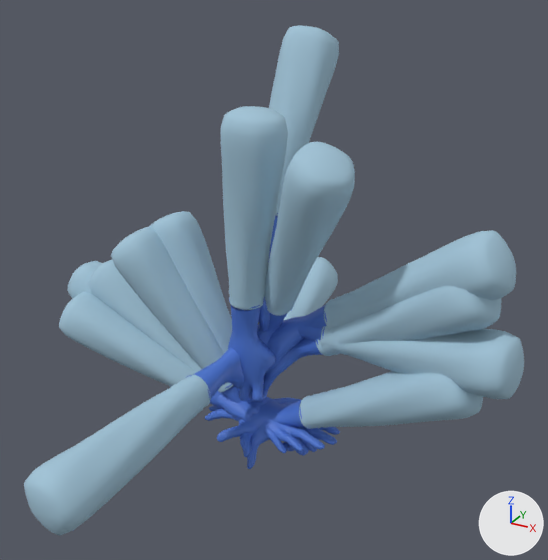
An edit to the glTF model src/web/assets/hands.glb, drawn before and after from the same camera.
Rendered twice from a camera (50 mm lens) standing at (0.628, -1.089, 0.856) and looking at (0.028, 0.003, 0.31). The lights are fixed; the arrows at lower right show +X, +Y and +Z. The older version comes first.

Names of what the first picture shows: 'hand_bougie', 'hand_chestDrain', 'hand_cprBottom', 'hand_cprTop', 'hand_defibPadRight', 'hand_forcepsGauze', 'hand_ivCannula', 'hand_needle14G', 'hand_press', 'hand_pressL', 'hand_scalpel', 'hand_syringe' and 2 more.
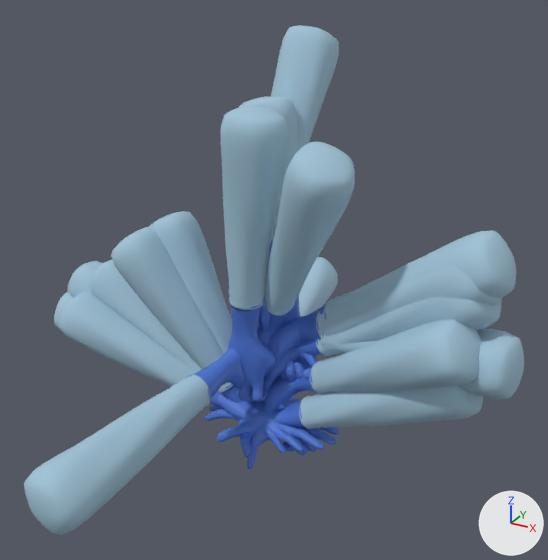
Edits to the scene script, one JSON object a line:
```json
{"op": "add", "block": "me_hand_bronchoscope", "code": ["me_hand_bronchoscope = bpy.data.meshes.new('hand_bronchoscope')", "me_hand_bronchoscope.from_pydata(...)  # 2746 vertices, 5440 faces; spans x -0.045..0.43, y -0.076..0.076, z 0.097..0.45", "# faces by material slot: [3844, 1596]", "me_hand_bronchoscope.materials.append(mat_nitrile_glove)  # blue #4c76d1", "me_hand_bronchoscope.materials.append(mat_gown_sleeve)  # blue #a2c4d7"]}
{"op": "add", "block": "me_hand_facemask", "code": ["me_hand_facemask = bpy.data.meshes.new('hand_faceMask')", "me_hand_facemask.from_pydata(...)  # 2746 vertices, 5440 faces; spans x -0.495..0.056, y -0.05..0.084, z 0.023..0.18", "# faces by material slot: [3844, 1596]", "me_hand_facemask.materials.append(mat_nitrile_glove)  # blue #4c76d1", "me_hand_facemask.materials.append(mat_gown_sleeve)  # blue #a2c4d7"]}
{"op": "add", "block": "me_hand_ett", "code": ["me_hand_ett = bpy.data.meshes.new('hand_ett')", "me_hand_ett.from_pydata(...)  # 2746 vertices, 5440 faces; spans x -0.041..0.423, y -0.132..0.078, z -0.003..0.349", "# faces by material slot: [3844, 1596]", "me_hand_ett.materials.append(mat_nitrile_glove)  # blue #4c76d1", "me_hand_ett.materials.append(mat_gown_sleeve)  # blue #a2c4d7"]}
{"op": "add", "block": "me_hand_laryngoscope", "code": ["me_hand_laryngoscope = bpy.data.meshes.new('hand_laryngoscope')", "me_hand_laryngoscope.from_pydata(...)  # 2746 vertices, 5440 faces; spans x -0.079..0.12, y -0.013..0.126, z 0.101..0.619", "# faces by material slot: [3844, 1596]", "me_hand_laryngoscope.materials.append(mat_nitrile_glove)  # blue #4c76d1", "me_hand_laryngoscope.materials.append(mat_gown_sleeve)  # blue #a2c4d7"]}
{"op": "add", "block": "ob_hand_bronchoscope", "code": ["ob_hand_bronchoscope = bpy.data.objects.new('hand_bronchoscope', me_hand_bronchoscope)", "ob_hand_bronchoscope.location = (0.0, 0.0, 0.0)"]}
{"op": "add", "block": "ob_hand_facemask", "code": ["ob_hand_facemask = bpy.data.objects.new('hand_faceMask', me_hand_facemask)", "ob_hand_facemask.location = (0.0, 0.0, 0.0)"]}
{"op": "add", "block": "ob_hand_ett", "code": ["ob_hand_ett = bpy.data.objects.new('hand_ett', me_hand_ett)", "ob_hand_ett.location = (0.0, 0.0, 0.0)"]}
{"op": "add", "block": "ob_hand_laryngoscope", "code": ["ob_hand_laryngoscope = bpy.data.objects.new('hand_laryngoscope', me_hand_laryngoscope)", "ob_hand_laryngoscope.location = (0.0, 0.0, 0.0)"]}
```

Boxes [x1, y1, x2, y2] around the edits, measured in the pictures (548 x 560 px):
```json
{"object": "hand_ett", "change": "added", "after": [264, 320, 481, 413], "on screen": "blue", "faces in mat_gown_sleeve (blue #a2c4d7)": [310, 320, 481, 394], "faces in mat_nitrile_glove (blue #4c76d1)": [264, 367, 314, 413]}
{"object": "hand_bronchoscope", "change": "added", "after": [264, 266, 503, 378], "on screen": "blue", "faces in mat_gown_sleeve (blue #a2c4d7)": [316, 266, 503, 337], "faces in mat_nitrile_glove (blue #4c76d1)": [264, 321, 319, 378]}
{"object": "hand_laryngoscope", "change": "added", "after": [239, 97, 318, 382], "faces in mat_gown_sleeve (blue #a2c4d7)": [239, 97, 299, 243], "faces in mat_nitrile_glove (blue #4c76d1)": [280, 295, 318, 382]}
{"object": "hand_faceMask", "change": "added", "after": [54, 292, 287, 410], "on screen": "mostly hidden", "faces in mat_gown_sleeve (blue #a2c4d7)": [54, 292, 73, 329]}
```
